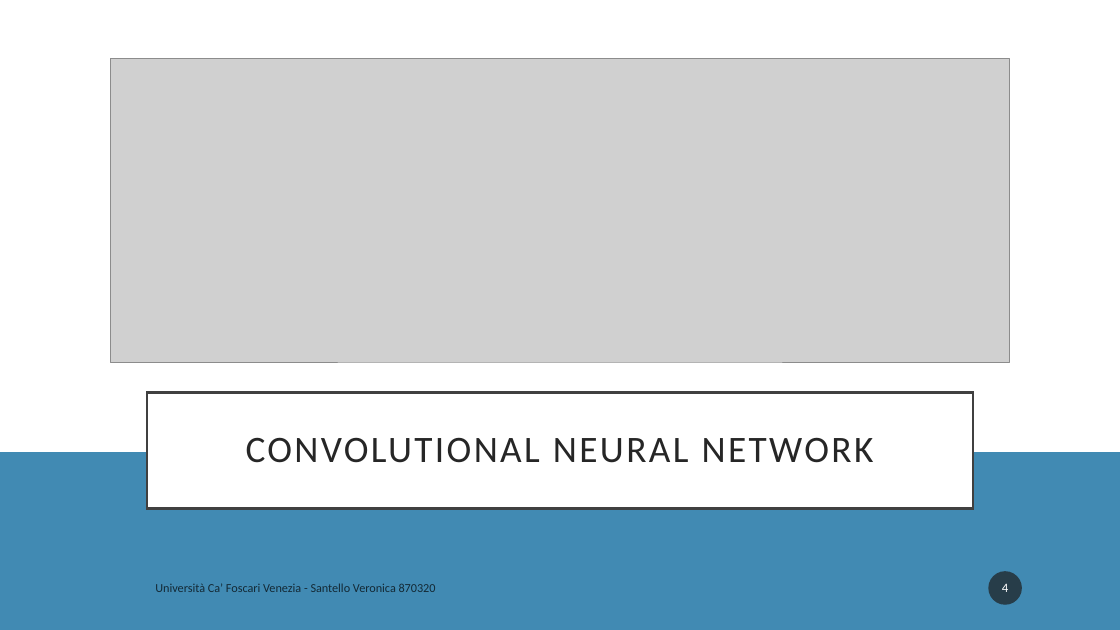
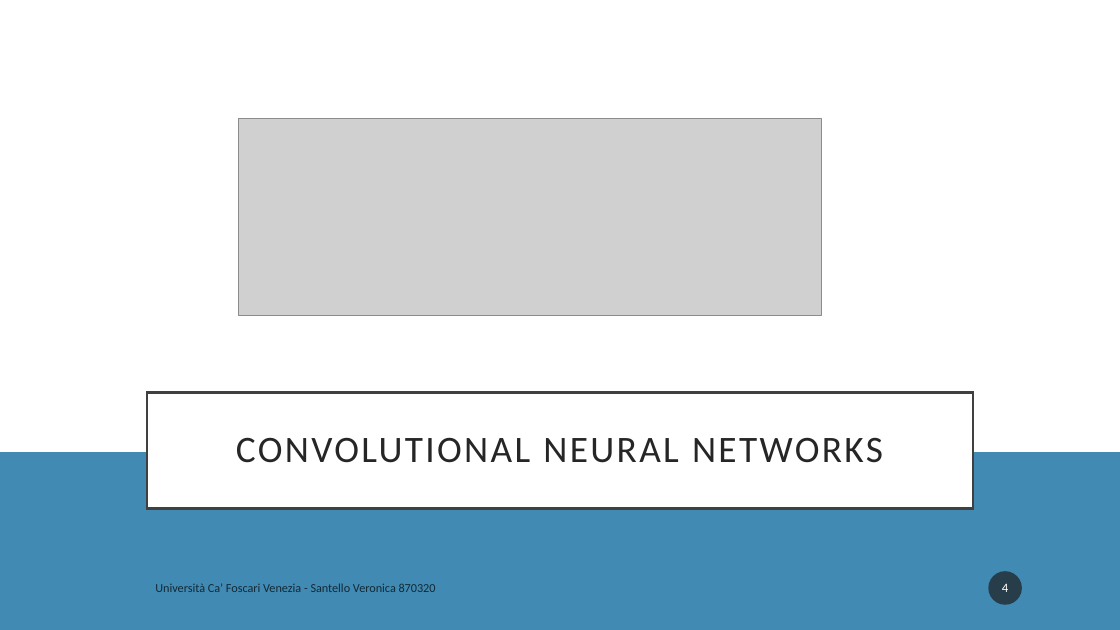
Before and after one commit to VeronicaSantello/Road-Sign-Classifier, a slide deck: slide 4 of road sign recognition.pptx. Drawn at 1120x630 pixels with LibreOffice and Linux fonts; fonts in the diff are those of the drawing; grey boxes stand for pictures. Boxes give left, top, right and bottom in pixels: in the first picture for what was removed or moved away, otherwise in the second. Text is boxed around its words. In the diff, an @@ line names an element or a change of style, - is before the commit and + after.

```diff
--- a/road sign recognition.pptx
+++ b/road sign recognition.pptx
@@ picture: place and size @@
-picture at [111,59,1010,362]
+picture at [239,118,822,315]
@@ title at [236,437,883,463]: text changed @@
-CONVOLUTIONAL NEURAL NETWORK
+CONVOLUTIONAL NEURAL NETWORKS
```
Also in this commit, not shown: 3 other slides changed, 3 slides added, 2 slides removed.
